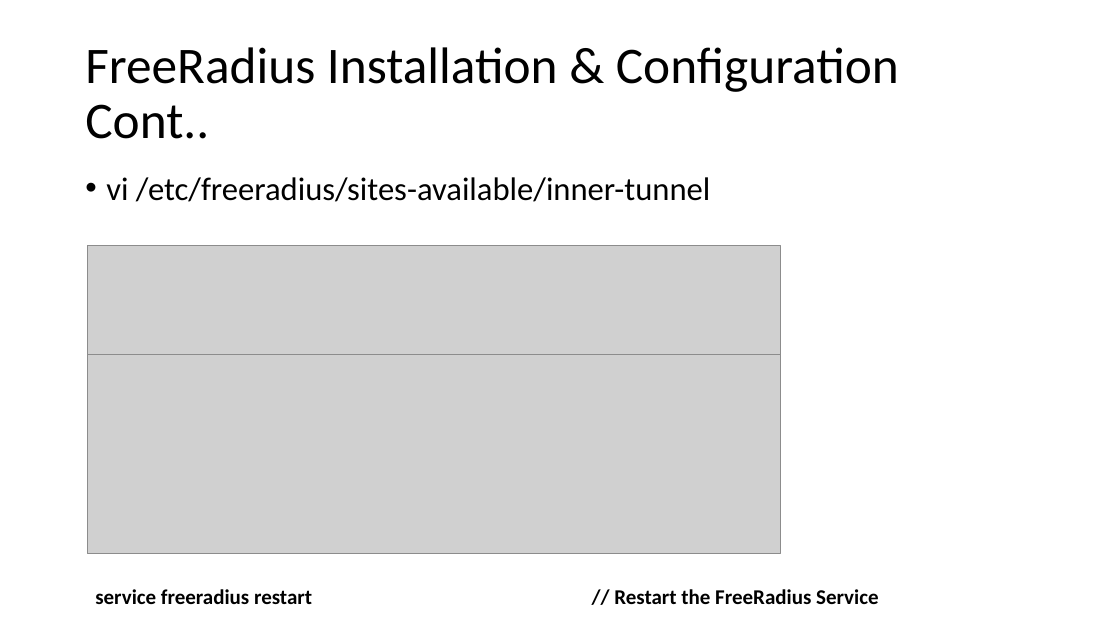
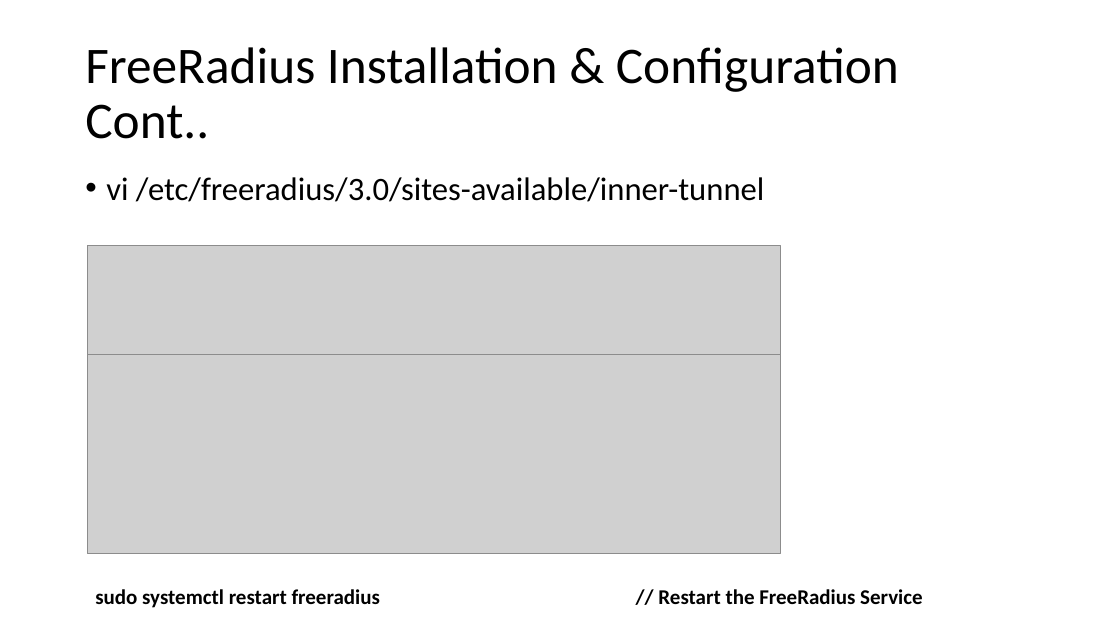
Before and after one commit to afnog/sse, a slide deck: slide 5 of radius/FreeRadius Exercise 2016.pptx. Drawn at 1120x630 pixels with LibreOffice and Linux fonts; fonts in the diff are those of the drawing; grey boxes stand for pictures. Boxes give left, top, right and bottom in pixels: in the first picture for what was removed or moved away, otherwise in the second. Text is boxed around its words. In the diff, an @@ line names an element or a change of style, - is before the commit and + after.

```diff
--- a/radius/FreeRadius Exercise 2016.pptx
+++ b/radius/FreeRadius Exercise 2016.pptx
@@ text at bbox=[106, 177, 764, 202]: text changed @@
-• vi /etc/freeradius/sites-available/inner-tunnel
+• vi /etc/freeradius/3.0/sites-available/inner-tunnel
@@ text at bbox=[95, 589, 922, 608]: text changed @@
-service freeradius restart // Restart the FreeRadius Service
+sudo systemctl restart freeradius // Restart the FreeRadius Service
```
Also in this commit, not shown: 6 other slides changed, 1 other file.
